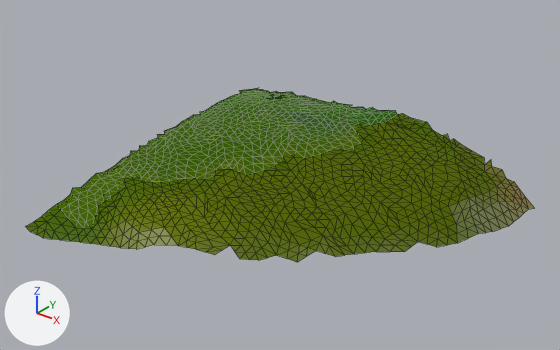
What one commit did to the glTF model apps/megameal/public/terrain/levels/observatory-environment/chunk_3_3_LOD0.glb.
Both versions are drawn from a camera (50 mm lens) standing at (132.7, -139.7, 22.9) and looking at (106.4, -106.8, 2.5). Arrows for +X, +Y and +Z are at lower left; the lights stay in place. The picture after the commit comes second. Mesh edges are drawn as thin lines. Where no turn or scale is listed for an object, it has been applied to the vertices. Vertices at exactly the same position are counted once.

Before the edit, the objects in view are built like this:
```python
me_geometry_0 = bpy.data.meshes.new('geometry_0')
me_geometry_0.from_pydata(...)  # 1095 vertices, 2044 faces; spans x 95.3..118.6, y -117.5..-96.3, z -0.5..4.0
me_geometry_0.materials.append(mat_material_0_001)  # picture img_image_0
ob_geometry_0 = bpy.data.objects.new('geometry_0', me_geometry_0)
ob_geometry_0.location = (0.0, 0.0, 0.0)
```
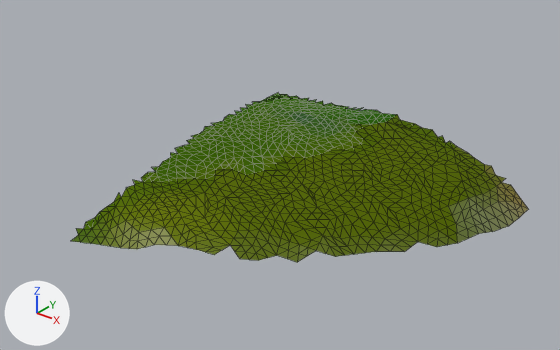
What differs and where, as boxes [x1, y1, x2, y2] in the pictures (560 x 350 px):
```json
{"object": "geometry_0", "change": "reshaped", "before": [26, 88, 534, 262], "after": [71, 93, 528, 262], "on screen": "10% narrower"}
{"part": 1, "of": "me_geometry_0", "change": "deleted", "before": [26, 88, 534, 241]}
```

Scene script edits in JSON lines:
```json
{"block": "me_geometry_0", "where": "# used by ob_geometry_0; location = (0.0, 0.0, 0.0)"}
{"op": "remove", "block": "me_geometry_0", "code": "me_geometry_0.from_pydata(...)  # 1095 vertices, 2044 faces; spans x 95.3..118.6, y -117.5..-96.3, z -0.5..4.0"}
{"op": "add", "block": "me_geometry_0", "code": "me_geometry_0.from_pydata(...)  # 892 vertices, 1636 faces; spans x 98.0..118.4, y -116.7..-96.8, z -0.5..4.0"}
{"block": "me_geometry_0", "change": "me_geometry_0 part 1"}
{"block": "me_geometry_0", "change": "203 vertices are removed from x 95.3..118.6, y -117.5..-96.3, z -0.5..4.0"}
{"block": "me_geometry_0", "change": "408 faces are deleted"}
```
